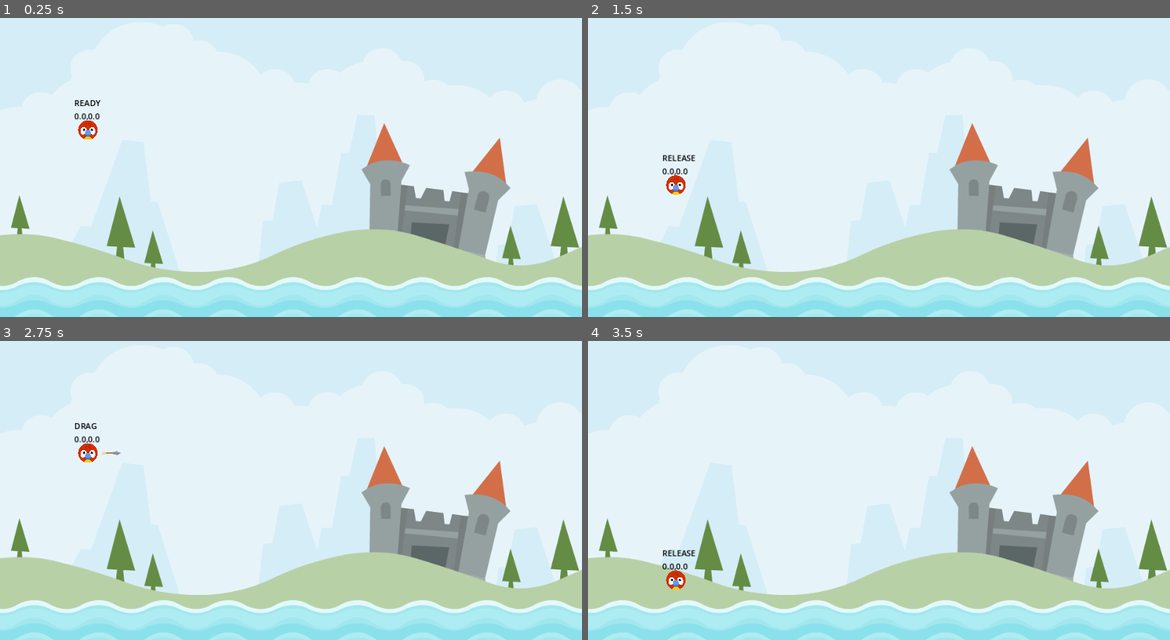
Above: before the commit, frames 1-4 (two rows, left to right).
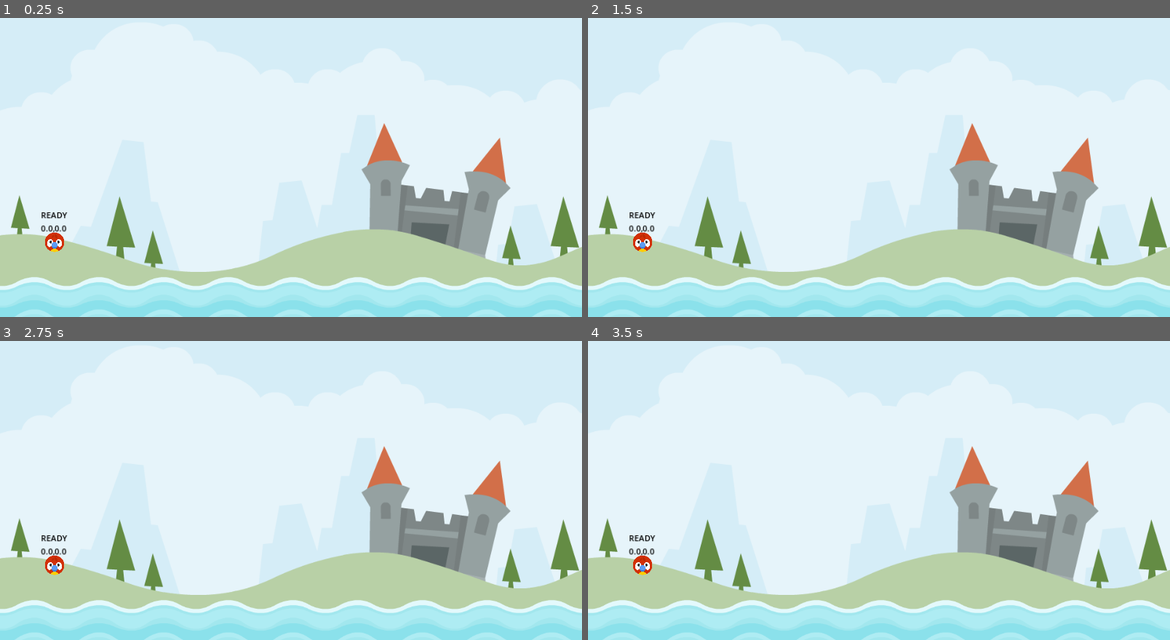
Above: after the commit, the same moments.

Repository: Springerstine/AngryAnimals
Game: Godot game, scene res://scenes/level/level.tscn
The game is run twice, just before and just after one commit, with the same random seed, the same clock (stepped at 60 frames per second) and the same inputs. This scene is started directly instead of the project's main scene.
Inputs (mouse positions are in pixels of both pictures, inside the frame that each line leads up to):
- Up to frame 1 (0.25 s): no input
- Up to frame 2 (1.5 s): tap Enter at 0.5 s; drag from (675, 128) to (937, 80) at 0.52 s; drag from (762, 170) to (849, 218) at 1.27 s
- Up to frame 3 (2.75 s): move the mouse to (87, 451) at 2.02 s; press the mouse at (87, 451) at 2.03 s
- Up to frame 4 (3.5 s): release the mouse at (675, 451) at 2.75 s; tap Space at 2.75 s; drag from (849, 541) to (704, 427) at 2.77 s

The runs differ from the first frame. In frame 1, 0.6% of the frame differs, in the area x 7-18%, y 27-79%; in frame 2, 0.6%, in the area x 7-19%, y 45-79%; in frame 3, 0.6%; in frame 4, 0.6%.

Commit message:
CupObject: Created and added a cup object to the level scene.

Diff:
--- a/AngryAnimals/scenes/animal/animal.gd
+++ b/AngryAnimals/scenes/animal/animal.gd
@@ -18,12 +18,14 @@
 var _dragged_vector: Vector2 = Vector2.ZERO
 var _last_dragged_vector: Vector2 = Vector2.ZERO
 var _arrow_scale_x: float = 0.0
+var _last_collision_count = 0
 
 ##########              References             ############
 @onready var label = $Label
 @onready var stretch_sound = $StretchSound
 @onready var arrow = $Arrow
 @onready var launch_sound = $LaunchSound
+@onready var kick_sound = $KickSound
 
 
 # Called when the node enters the scene tree for the first time.
@@ -99,6 +101,7 @@
 	)
 	position = _start + _dragged_vector
 
+
 func update_drag() -> void:
 	if detect_release() == true:
 		return
@@ -109,10 +112,22 @@
 	drag_in_limits()
 	scale_arrow()
 
+func play_collision_sound() -> void:
+	if (_last_collision_count == 0 and
+	get_contact_count() > 0 and
+	kick_sound.playing == false):
+		kick_sound.play()
+	_last_collision_count = get_contact_count()
+
+func update_flight() -> void:
+	play_collision_sound()
+
 func update(delta: float) -> void:
 	match _state:
 		ANIMAL_STATE.DRAG:
 			update_drag()
+		ANIMAL_STATE.RELEASE:
+			update_flight()
 
 func die() -> void:
 	SignalManager.on_animal_died.emit()
@@ -125,3 +140,8 @@
 func _on_input_event(viewport, event, shape_idx):
 	if _state == ANIMAL_STATE.READY and event.is_action_pressed("drag"):
 		set_new_sate(ANIMAL_STATE.DRAG)
+
+
+func _on_sleeping_state_changed():
+	if sleeping == true:
+		call_deferred("die")
--- a/AngryAnimals/scenes/animal/animal.tscn
+++ b/AngryAnimals/scenes/animal/animal.tscn
@@ -1,10 +1,14 @@
-[gd_scene load_steps=7 format=3 uid="uid://d0g0qxj2gsmjy"]
+[gd_scene load_steps=9 format=3 uid="uid://d0g0qxj2gsmjy"]
 
 [ext_resource type="Script" path="res://scenes/animal/animal.gd" id="1_63a2q"]
 [ext_resource type="Texture2D" uid="uid://bwfeuwluxk6wa" path="res://assets/player/parrot.png" id="1_mxpr2"]
 [ext_resource type="Texture2D" uid="uid://fiqno38cgf01" path="res://assets/items/arrow.png" id="3_www4k"]
 [ext_resource type="AudioStream" uid="uid://dedjkytlxg6ga" path="res://assets/audio/stretch2.ogg" id="4_y8xmc"]
 [ext_resource type="AudioStream" uid="uid://fham3hohnw7i" path="res://assets/audio/catapult.ogg" id="5_3lyts"]
+[ext_resource type="AudioStream" uid="uid://dh1xffmewk7el" path="res://assets/audio/kick_wood.ogg" id="6_auwvo"]
+
+[sub_resource type="PhysicsMaterial" id="PhysicsMaterial_lgy67"]
+bounce = 0.4
 
 [sub_resource type="CircleShape2D" id="CircleShape2D_so4fw"]
 radius = 19.0
@@ -12,7 +16,10 @@
 [node name="Animal" type="RigidBody2D"]
 position = Vector2(185, 182)
 input_pickable = true
+physics_material_override = SubResource("PhysicsMaterial_lgy67")
 freeze = true
+max_contacts_reported = 2
+contact_monitor = true
 script = ExtResource("1_63a2q")
 
 [node name="Sprite2D" type="Sprite2D" parent="."]
@@ -45,5 +52,9 @@
 [node name="LaunchSound" type="AudioStreamPlayer2D" parent="."]
 stream = ExtResource("5_3lyts")
 
+[node name="KickSound" type="AudioStreamPlayer2D" parent="."]
+stream = ExtResource("6_auwvo")
+
 [connection signal="input_event" from="." to="." method="_on_input_event"]
+[connection signal="sleeping_state_changed" from="." to="." method="_on_sleeping_state_changed"]
 [connection signal="screen_exited" from="VisibleOnScreenNotifier2D" to="." method="_on_visible_on_screen_notifier_2d_screen_exited"]
--- /dev/null
+++ b/AngryAnimals/scenes/cup.tscn
@@ -0,0 +1,25 @@
+[gd_scene load_steps=3 format=3 uid="uid://vxt6oqlk1s1"]
+
+[ext_resource type="Texture2D" uid="uid://df3sx5m3er1wu" path="res://assets/env/elementWood004.png" id="1_6ksh5"]
+[ext_resource type="Texture2D" uid="uid://duj3wek24duaq" path="res://assets/env/elementWood015.png" id="2_216tq"]
+
+[node name="Cup" type="StaticBody2D"]
+
+[node name="Sprites" type="Node2D" parent="."]
+scale = Vector2(0.5, 0.5)
+
+[node name="Sprite2D" type="Sprite2D" parent="Sprites"]
+position = Vector2(-72, -68)
+texture = ExtResource("1_6ksh5")
+
+[node name="Sprite2D2" type="Sprite2D" parent="Sprites"]
+position = Vector2(72, -68)
+texture = ExtResource("1_6ksh5")
+flip_h = true
+
+[node name="Sprite2D3" type="Sprite2D" parent="Sprites"]
+texture = ExtResource("2_216tq")
+
+[node name="CollisionPolygon2D" type="CollisionPolygon2D" parent="."]
+position = Vector2(1, 3)
+polygon = PackedVector2Array(-54, -54, -55, 14, 53, 14, 52, -54, 17, -20, -20, -20)
--- a/AngryAnimals/scenes/level/level.tscn
+++ b/AngryAnimals/scenes/level/level.tscn
@@ -1,8 +1,9 @@
-[gd_scene load_steps=4 format=3 uid="uid://diawyc0qn7c6v"]
+[gd_scene load_steps=5 format=3 uid="uid://diawyc0qn7c6v"]
 
 [ext_resource type="Script" path="res://scenes/level/level.gd" id="1_7my0q"]
 [ext_resource type="Texture2D" uid="uid://putpudnwbs2l" path="res://assets/scene/colored_castle.png" id="1_akk7g"]
 [ext_resource type="PackedScene" uid="uid://cqklromb6aaxy" path="res://scenes/water/water.tscn" id="2_b0y5h"]
+[ext_resource type="PackedScene" uid="uid://vxt6oqlk1s1" path="res://scenes/cup.tscn" id="4_aesr3"]
 
 [node name="Level" type="Node2D"]
 script = ExtResource("1_7my0q")
@@ -13,8 +14,17 @@
 texture = ExtResource("1_akk7g")
 
 [node name="AnimalStart" type="Marker2D" parent="."]
-position = Vector2(174, 278)
+position = Vector2(108, 500)
 
 [node name="Water" parent="." instance=ExtResource("2_b0y5h")]
 z_index = 1
 position = Vector2(13, 600)
+
+[node name="Cup" parent="." instance=ExtResource("4_aesr3")]
+position = Vector2(328, 524)
+
+[node name="Cup2" parent="." instance=ExtResource("4_aesr3")]
+position = Vector2(925, 310)
+
+[node name="Cup3" parent="." instance=ExtResource("4_aesr3")]
+position = Vector2(573, 391)
